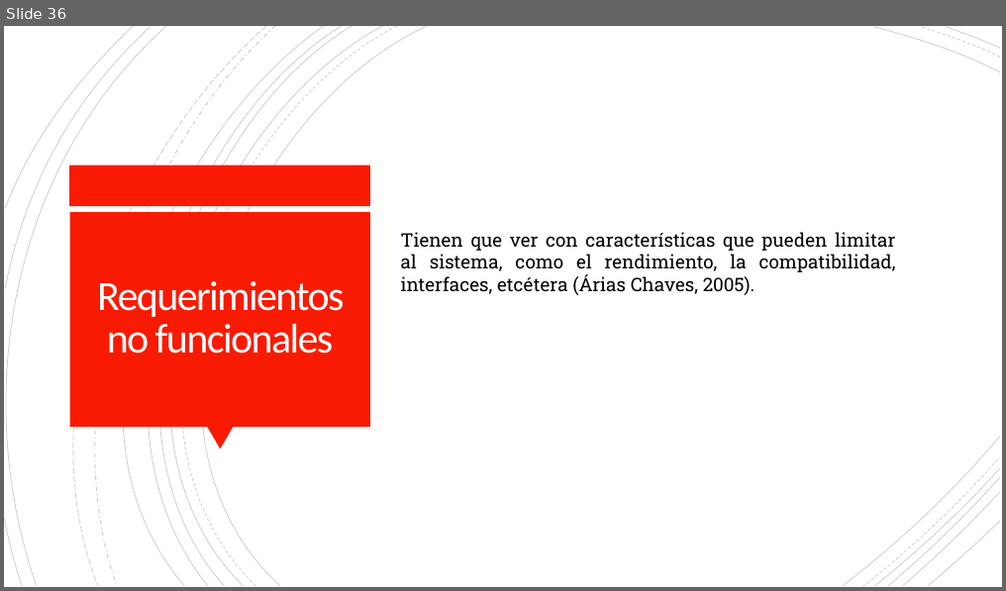
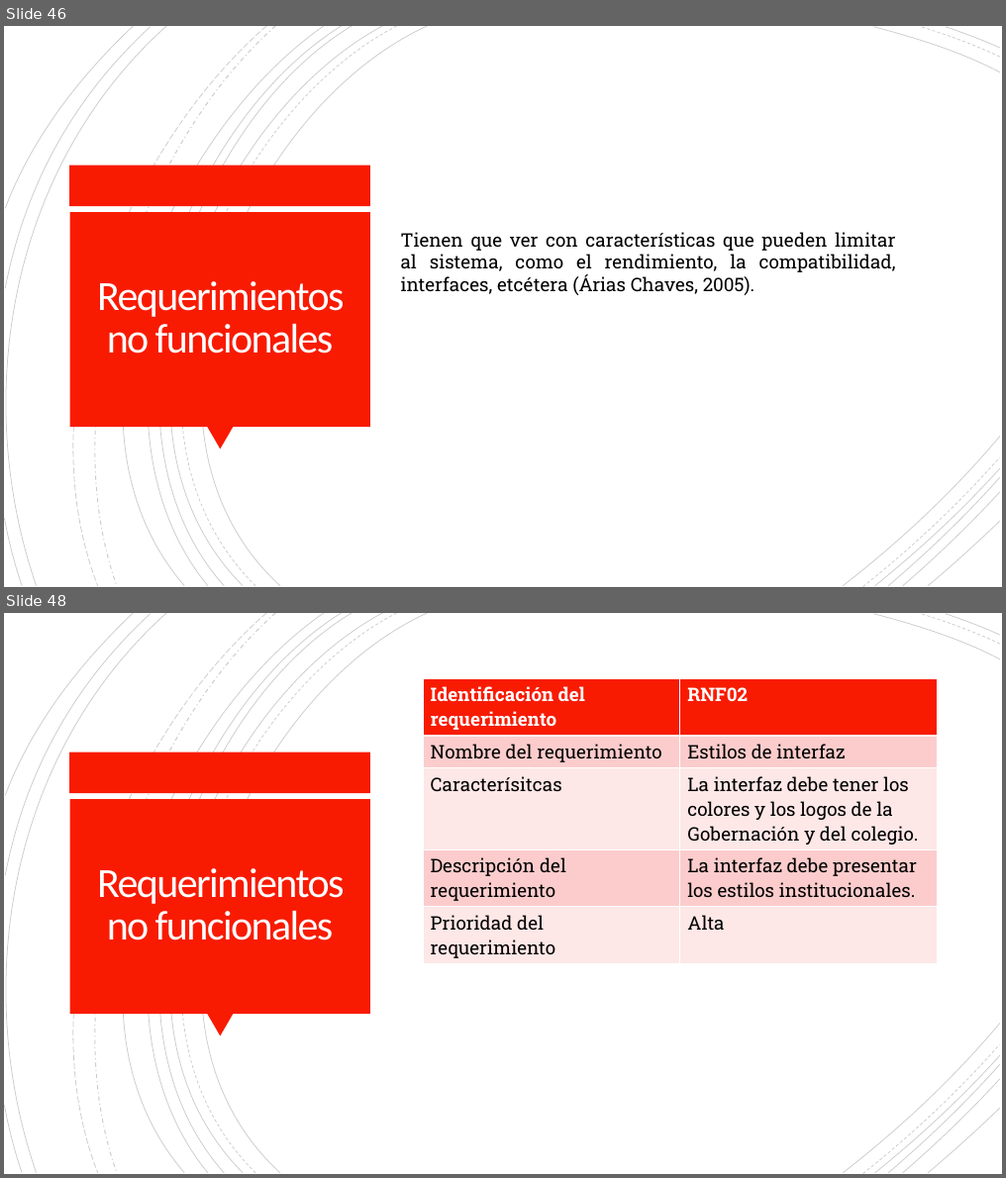
Before and after one commit to Dillan444/PROYECTO_SENA, a slide deck: PLANTEAMIENTO_DEL_PROBLEMA.pptx. Shown one above the other, each under a label of ours: slide 36 before the commit, slides 46 and 48 after it; the slides between them are not shown. The pictures are 1006x591 and 1006x1178 pixels, drawn with LibreOffice and Linux fonts; fonts in the diff are those of the drawing. Boxes give left, top, right and bottom in pixels: in the first picture for what was removed or moved away, otherwise in the second. Text is boxed around its words. In the diff, an @@ line names an element or a change of style, - is before the commit and + after.

Commit message:
doc:RF_RNF.V11.17/04/2021
Se corrigen los requerimientos funcionales y los no funcionales de acuerdo con las observaciones que se hicieron en la sustentación.

```diff
--- a/PLANTEAMIENTO_DEL_PROBLEMA.pptx
+++ b/PLANTEAMIENTO_DEL_PROBLEMA.pptx
@@ slide 48 added at (4,613,1002,1174), background #FFFFFF; not listed: 24 template elements that a slide beside it also shows @@
@@ table added at (423,679,937,962), 5 rows, 2 columns @@
+Identificación del requerimiento | RNF02
+Nombre del requerimiento | Estilos de interfaz
+Caracterísitcas | La interfaz debe tener los colores y los logos de la Gobernación y del colegio.
+Descripción del requerimiento | La interfaz debe presentar los estilos institucionales.
+Prioridad del requerimiento | Alta
@@ title added at (97,868,344,941), 40 pt, text #FFFEFF @@
+Requerimientos no funcionales
@@ what was slide 36 is now slide 46 @@
```
Also in this commit, not shown: 9 slides changed, 20 other slides added, 2 slides removed, 1 other file.
